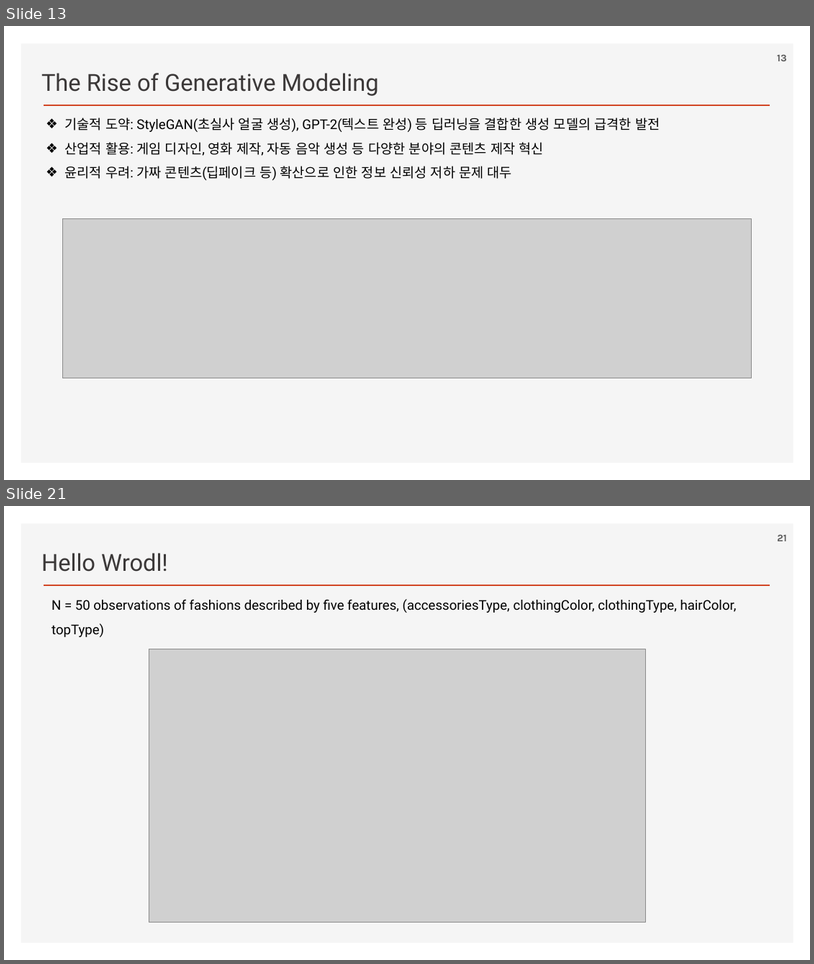
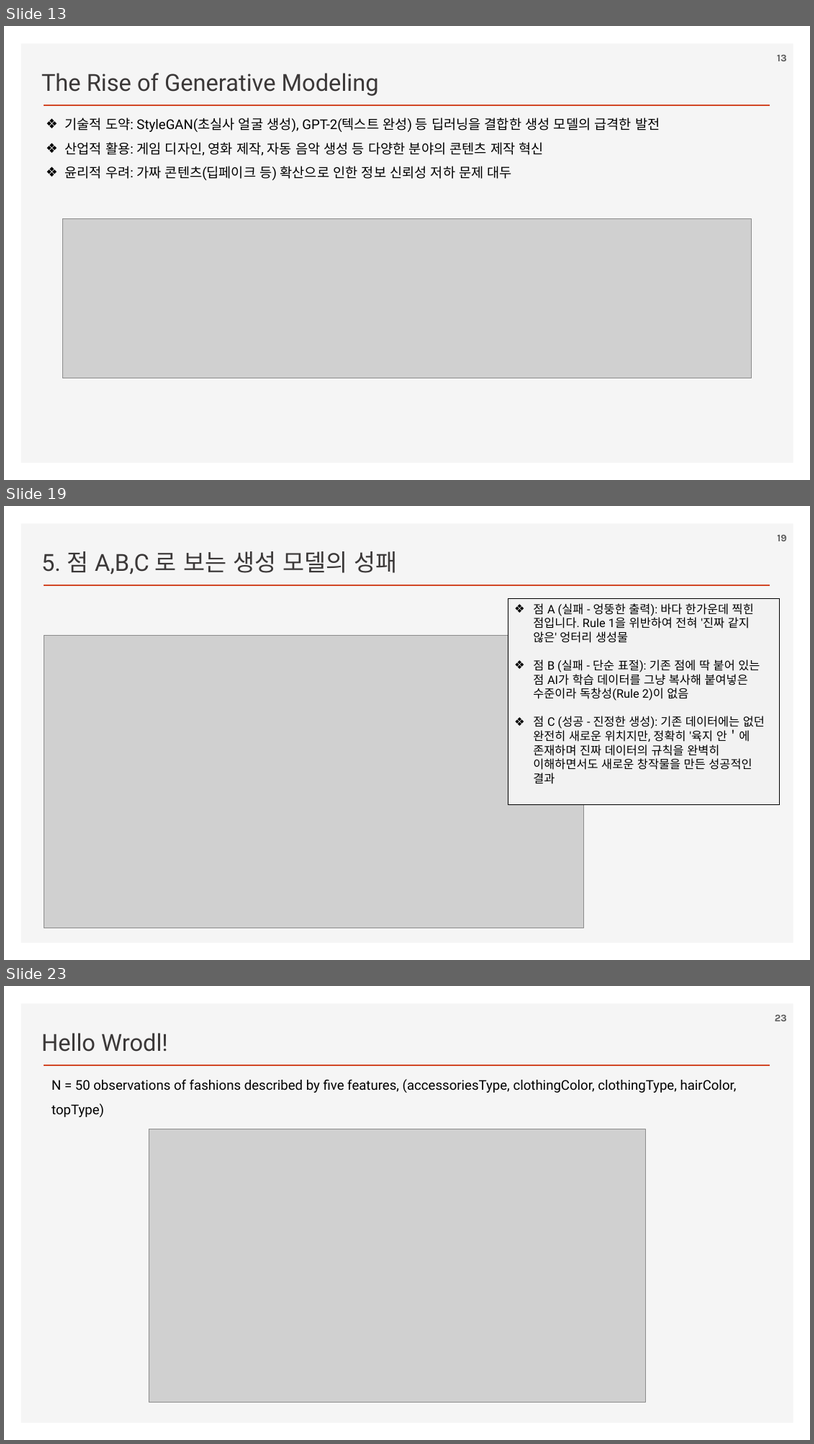
Before and after one commit to ancestor9/2026_Fall_Generative-Deep-Learning, a slide deck: Chapter 01 Generative Deep Learning.pptx. Shown one above the other, each under a label of ours: slides 13 and 21 before the commit, slides 13, 19 and 23 after it; the slides between them are not shown. The pictures are 814x964 and 814x1444 pixels, drawn with LibreOffice and Linux fonts; fonts in the diff are those of the drawing; grey boxes stand for pictures; background and template pictures are left out. Boxes give left, top, right and bottom in pixels: in the first picture for what was removed or moved away, otherwise in the second. Text is boxed around its words. In the diff, an @@ line names an element or a change of style, - is before the commit and + after.

```diff
--- a/Chapter 01 Generative Deep Learning.pptx
+++ b/Chapter 01 Generative Deep Learning.pptx
@@ slide 19 added at box(4, 506, 810, 960), background #FFFFFF; not listed: 2 template elements that a slide beside it also shows @@
@@ page number added at box(777, 535, 787, 541), 12 pt, text #595959, bold @@
+19
@@ text added at box(41, 551, 398, 574), 28 pt, text #3B3838 @@
+5. 점 A,B,C 로 보는 생성 모델의 성패
@@ rectangle added at box(509, 599, 780, 804), fill #F2F2F2, outline #000000 0.75 pt, 14 pt, text #000000 @@
+❖ 점 A (실패 - 엉뚱한 출력): 바다 한가운데 찍힌 점입니다. Rule 1을 위반하여 전혀 '진짜 같지 않은' 엉터리 생성물
+❖ 점 B (실패 - 단순 표절): 기존 점에 딱 붙어 있는 점 AI가 학습 데이터를 그냥 복사해 붙여넣은 수준이라 독창성(Rule 2)이 없음
+❖ 점 C (성공 - 진정한 생성): 기존 데이터에는 없던 완전히 새로운 위치지만, 정확히 '육지 안＇에 존재하며 진짜 데이터의 규칙을 완벽히 이해하면서도 새로운 창작물을 만든 성공적인 결과
@@ picture added at box(44, 636, 585, 928) @@
@@ what was slide 21 is now slide 23 @@
@@ page number at box(775, 1015, 787, 1021): text changed @@
-21
+23
```
Also in this commit, not shown: 7 slides changed, 5 other slides added, 4 slides removed.
